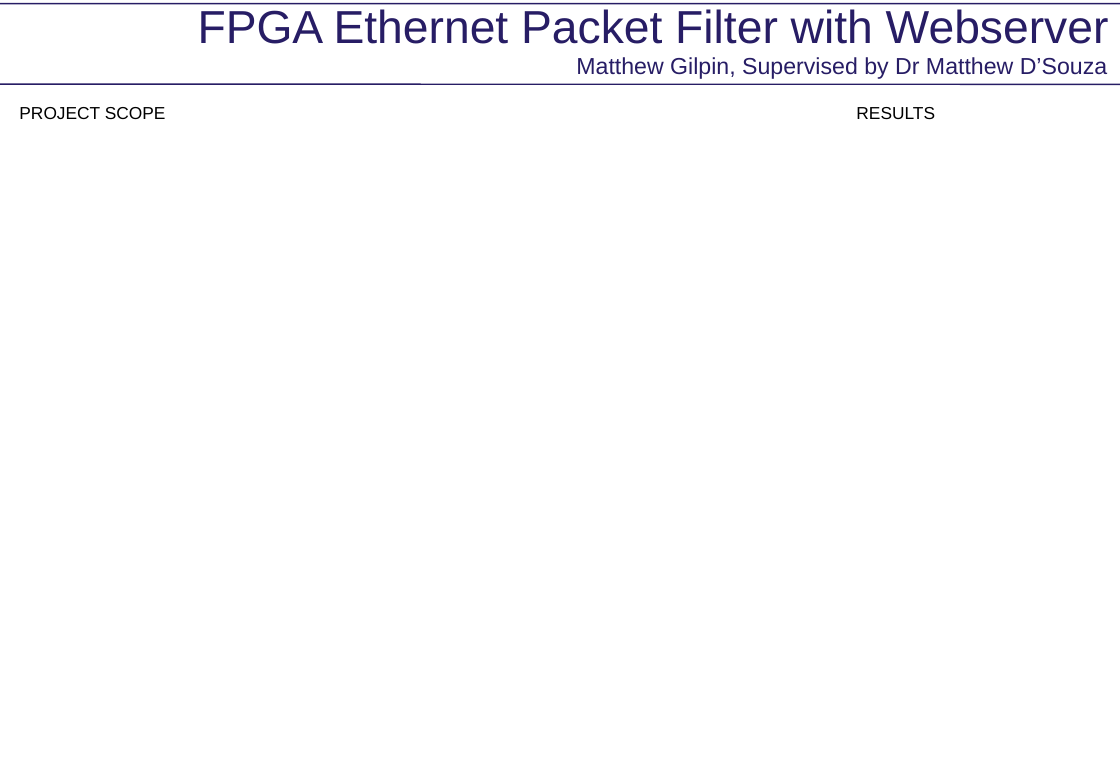
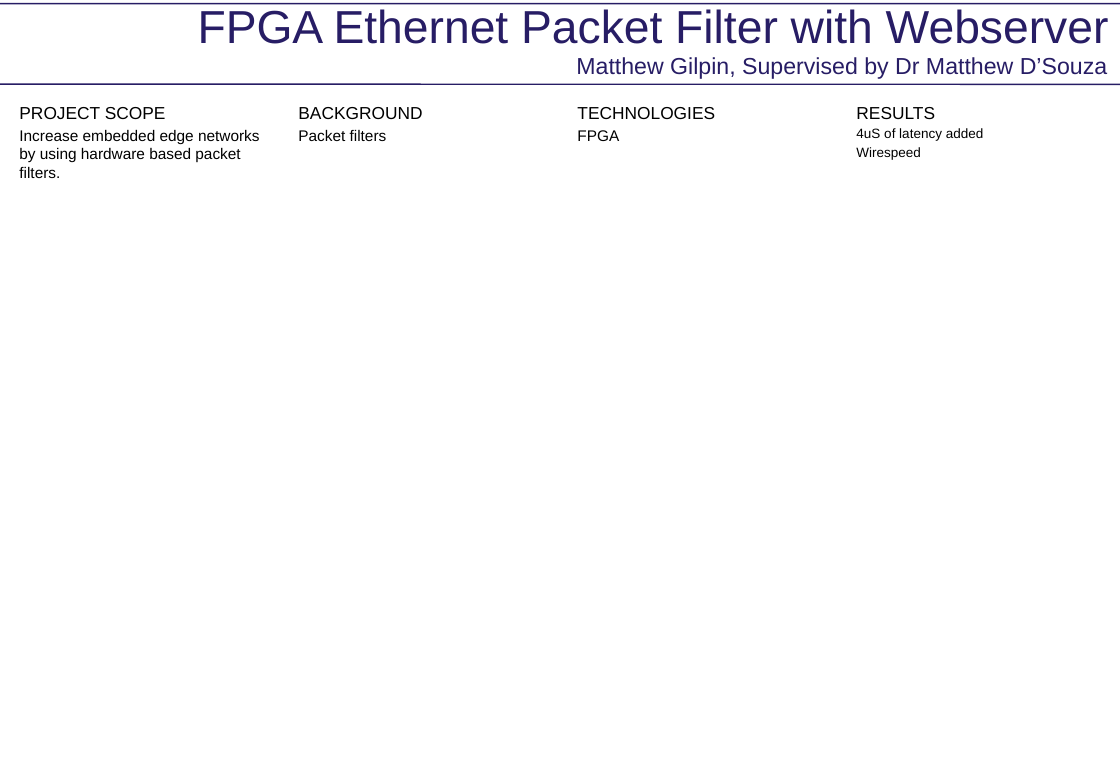
Before and after one commit to matty0005/thesis, a slide deck: slide 1 of poster/poster_matthew_gilpin.pptx. Drawn at 1120x784 pixels with LibreOffice and Linux fonts; fonts in the diff are those of the drawing; background and template pictures are left out. Boxes give left, top, right and bottom in pixels: in the first picture for what was removed or moved away, otherwise in the second. Text is boxed around its words. In the diff, an @@ line names an element or a change of style, - is before the commit and + after.

```diff
--- a/poster/poster_matthew_gilpin.pptx
+++ b/poster/poster_matthew_gilpin.pptx
@@ text added at (298, 107, 422, 141), 16 pt, text #000000 @@
+BACKGROUND
+Packet filters
@@ text added at (577, 107, 715, 141), 18 pt, text #000000 @@
+TECHNOLOGIES
+FPGA
@@ text at (19, 129, 260, 178): paragraph added @@
+Increase embedded edge networks by using hardware based packet filters.
@@ text at (856, 128, 984, 160): paragraphs added @@
+4uS of latency added
+Wirespeed
```
Also in this commit, not shown: 8 other files.
